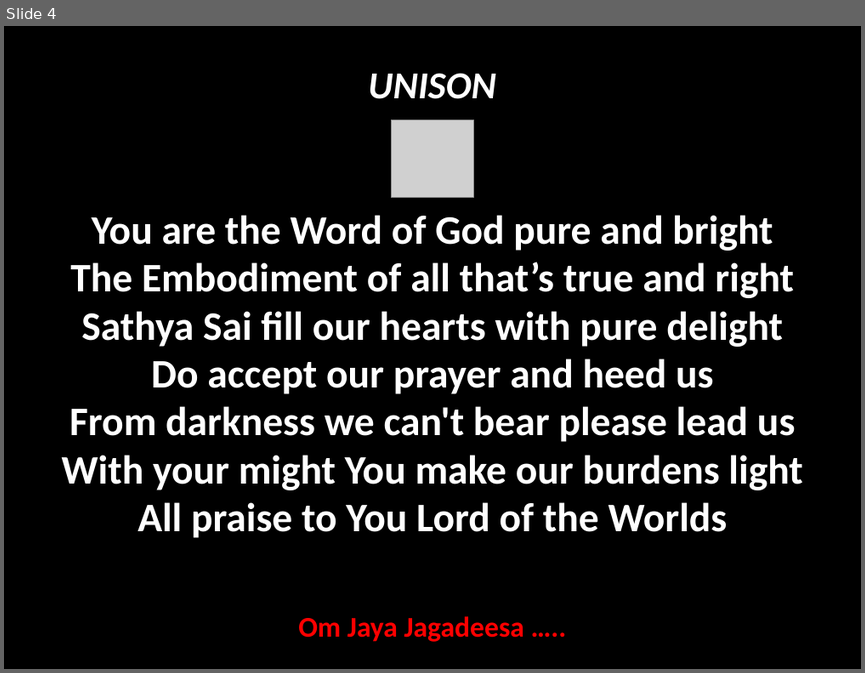
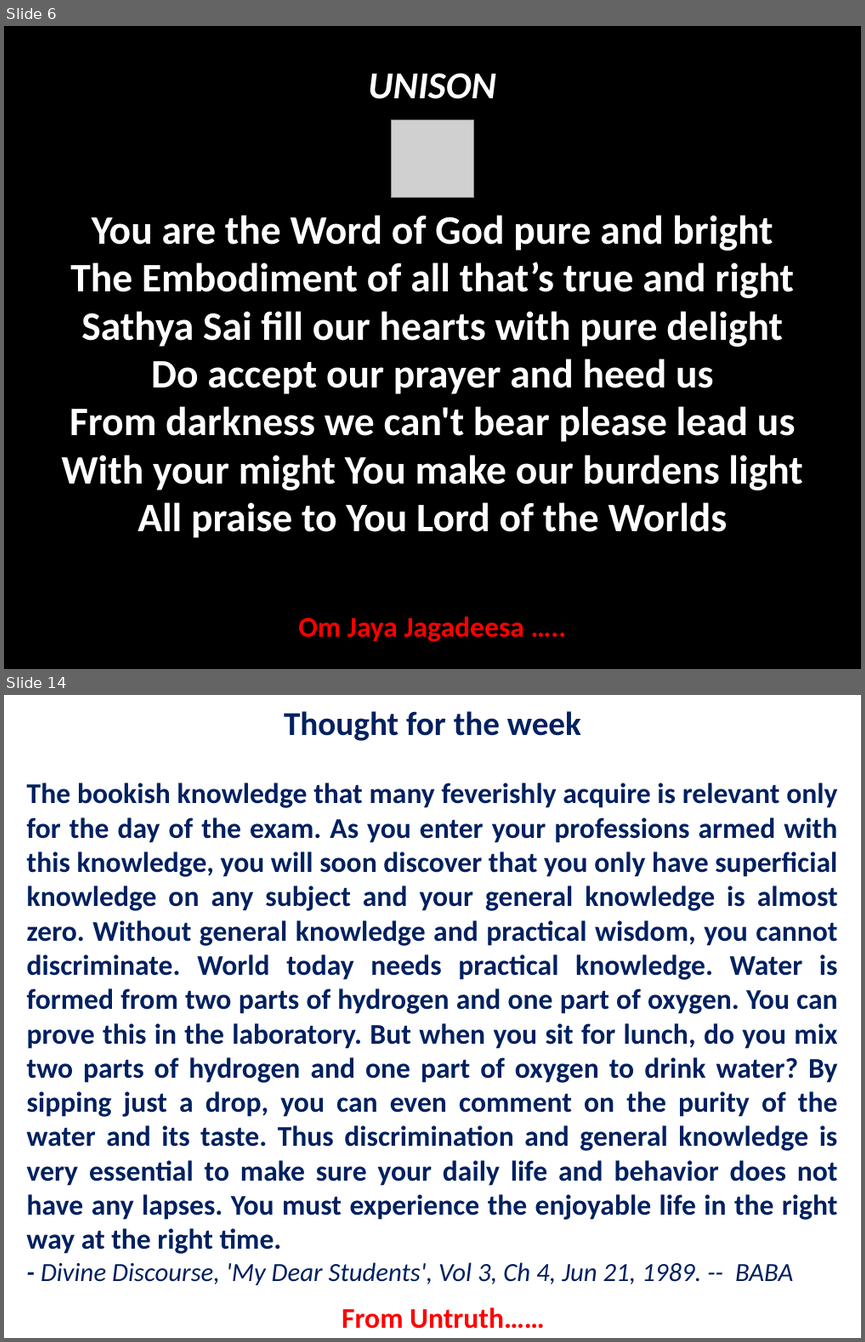
Before and after one commit to rkanadam/saibhajanmaker, a slide deck: WebContent/WEB-INF/suffix.pptx. Shown one above the other, each under a label of ours: slide 4 before the commit, slides 6 and 14 after it; the slides between them are not shown. The pictures are 865x673 and 865x1342 pixels, drawn with LibreOffice and Linux fonts; fonts in the diff are those of the drawing; grey boxes stand for pictures. Boxes give left, top, right and bottom in pixels: in the first picture for what was removed or moved away, otherwise in the second. Text is boxed around its words. In the diff, an @@ line names an element or a change of style, - is before the commit and + after.

```diff
--- a/WebContent/WEB-INF/suffix.pptx
+++ b/WebContent/WEB-INF/suffix.pptx
@@ slide 14 added at (x1=4, y1=695, x2=861, y2=1338), background #FFFFFF @@
@@ text added at (x1=284, y1=711, x2=581, y2=741), 28 pt, text #002060, bold @@
+Thought for the week
@@ text added at (x1=27, y1=783, x2=838, y2=1285), 24 pt, text #002060, bold @@
+The bookish knowledge that many feverishly acquire is relevant only for the day of the exam. As you enter your professions armed with this knowledge, you will soon discover that you only have superficial knowledge on any subject and your general knowledge is almost zero. Without general knowledge and practical wisdom, you cannot discriminate. World today needs practical knowledge. Water is formed from two parts of hydrogen and one part of oxygen. You can prove this in the laboratory. But when you sit for lunch, do you mix two parts of hydrogen and one part of oxygen to drink water? By sipping just a drop, you can even comment on the purity of the water and its taste. Thus discrimination and general knowledge is very essential to make sure your daily life and behavior does not have any lapses. You must experience the enjoyable life in the right way at the right time.
+- Divine Discourse, 'My Dear Students', Vol 3, Ch 4, Jun 21, 1989. -- BABA
@@ text added at (x1=341, y1=1307, x2=545, y2=1328), 24 pt, text #FF0000, bold @@
+From Untruth……
@@ what was slide 4 is now slide 6 @@
```
Also in this commit, not shown: 9 slides changed, 4 other slides added, 3 slides removed.
